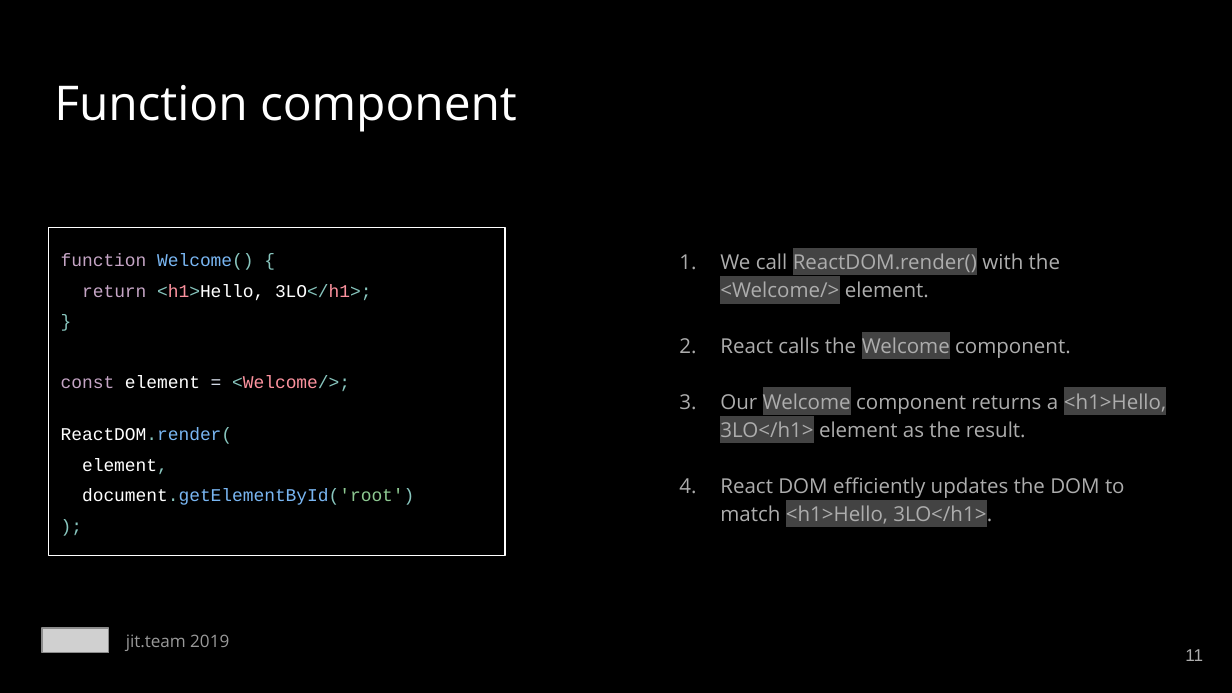
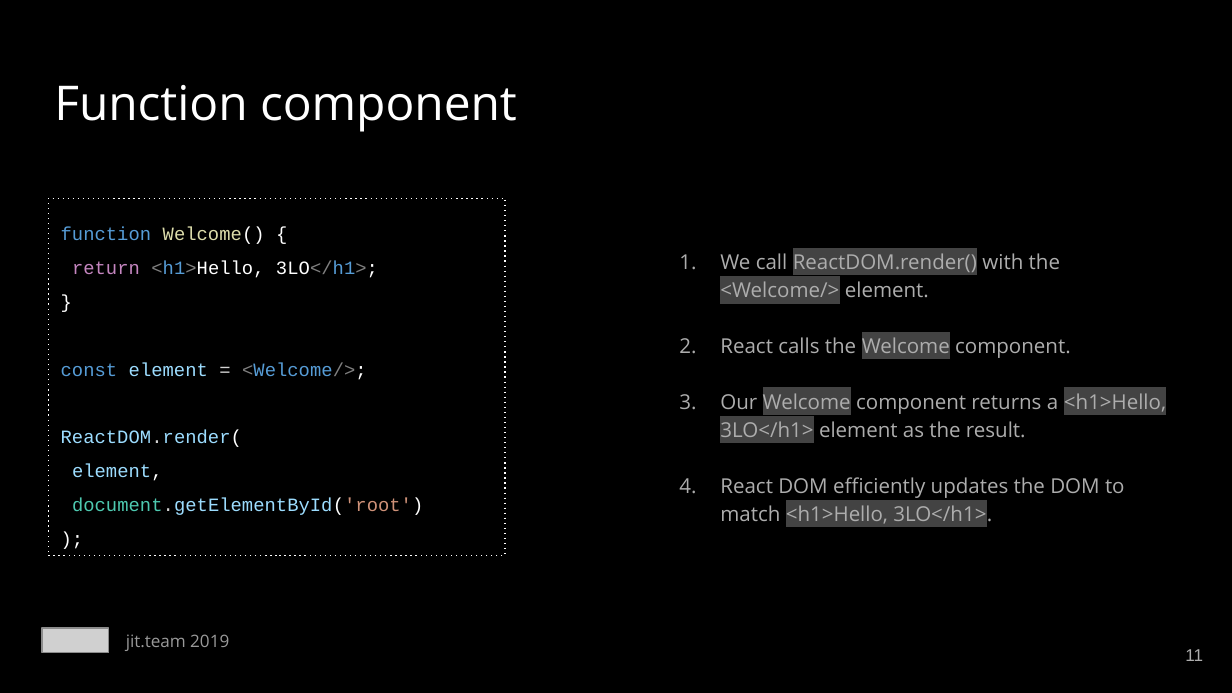
Before and after one commit to mackankowski/frontend-bootcamp, a slide deck: slide 11 of slides/react/React.js - training.pptx. Drawn at 1232x693 pixels with LibreOffice and Linux fonts; fonts in the diff are those of the drawing; grey boxes stand for pictures. Boxes give left, top, right and bottom in pixels: in the first picture for what was removed or moved away, otherwise in the second. Text is boxed around its words. In the diff, an @@ line names an element or a change of style, - is before the commit and + after.

```diff
--- a/slides/react/React.js - training.pptx
+++ b/slides/react/React.js - training.pptx
@@ text "function Welcome() {" resized from (x1=48, y1=227, x2=505, y2=556) to (x1=48, y1=198, x2=505, y2=556) @@
@@ text "function Welcome() {" at (x1=48, y1=198, x2=505, y2=556): outline #FFFFFF 0.75 pt to #FFFFFF 0.75 pt dashed @@
@@ text at (x1=61, y1=227, x2=423, y2=515): text changed; size 10.5 to 11 pt; text colour #FFFFFF to #9CDCFE @@
-function Welcome() {
-return <h1>Hello, 3LO</h1>;
-}
-const element = <Welcome/>;
-ReactDOM.render(
-element,
-document.getElementById('root')
-);
+function Welcome() {
+return <h1>Hello, 3LO</h1>;
+}
+const element = <Welcome/>;
+ReactDOM.render(
+element,
+document.getElementById('root')
+);
```
Also in this commit, not shown: 22 other slides changed, 1 other file.
